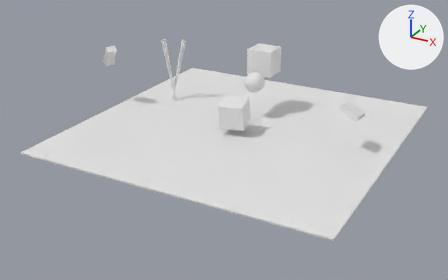
An edit to the Blender file blend-files/demo2.blend, drawn before and after from the same camera.
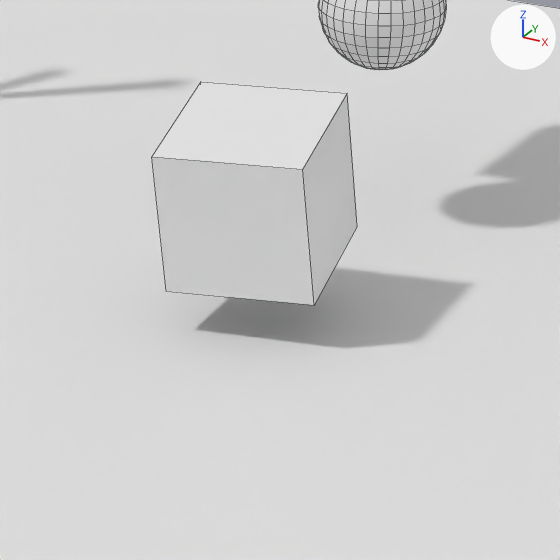
Old and new are each drawn whole from a 50 mm camera at (56.4, -110.4, 51.4) aimed at (-2.1, -4.2, -1.7) and again close up on the part from 43% to 63% of the width and 29% to 61% of the height. Every picture has the same lights, and +X, +Y and +Z are marked at upper right. Both versions are drawn at frame 3726 of the action 'RamenAction'; the numbers are the values there. The close-ups show mesh edges as thin lines.

Objects in the first close-up: 'Chochin', 'Floor', 'Ramen'.
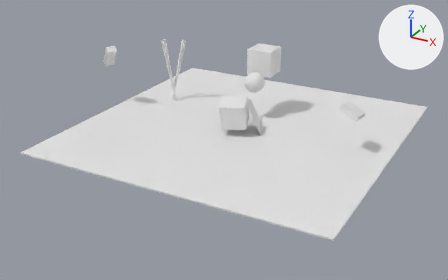
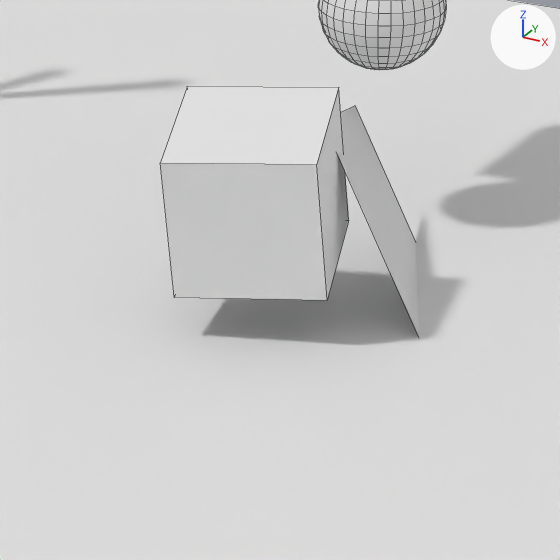
Where the change shows, as pixel boxes [x1, y1, x2, y2] in the close-ups (560 x 560 px):
'Ramen', turned: before [152, 82, 357, 305]; after [160, 86, 349, 300]
'Plane', added: after [338, 106, 419, 336]

Patch to the scene script:
```diff
--- a/blend-files/demo2.blend.py
+++ b/blend-files/demo2.blend.py
@@ me_plane @@
+me_plane.from_pydata([(-1.0, 0.0, -1.0), (1.0, 0.0, -1.0), (-1.0, 0.0, 1.0), (1.0, 0.0, 1.0)], [], [(0, 1, 3, 2)])
@@ ob_ramen @@
 ob_ramen.location = (0.0, -3.36, 4.67)
-ob_ramen.rotation_euler = (0.0355, 0.172, -7.671)  # degrees (2, 10, 280)
+ob_ramen.rotation_euler = (0.0587, 0.165, -7.525)  # degrees (3.4, 9.5, 289)
 ob_ramen.scale = (5.18, 5.18, 5.18)
@@ ob_plane @@
+ob_plane = bpy.data.objects.new('Plane', me_plane)
+ob_plane.location = (2.27, 2.15, 2.06)
+ob_plane.rotation_euler = (-0.478, 0.278, 1.895)  # degrees (-27, 16, 109)
+ob_plane.scale = (4.19, 4.19, 4.19)
```
